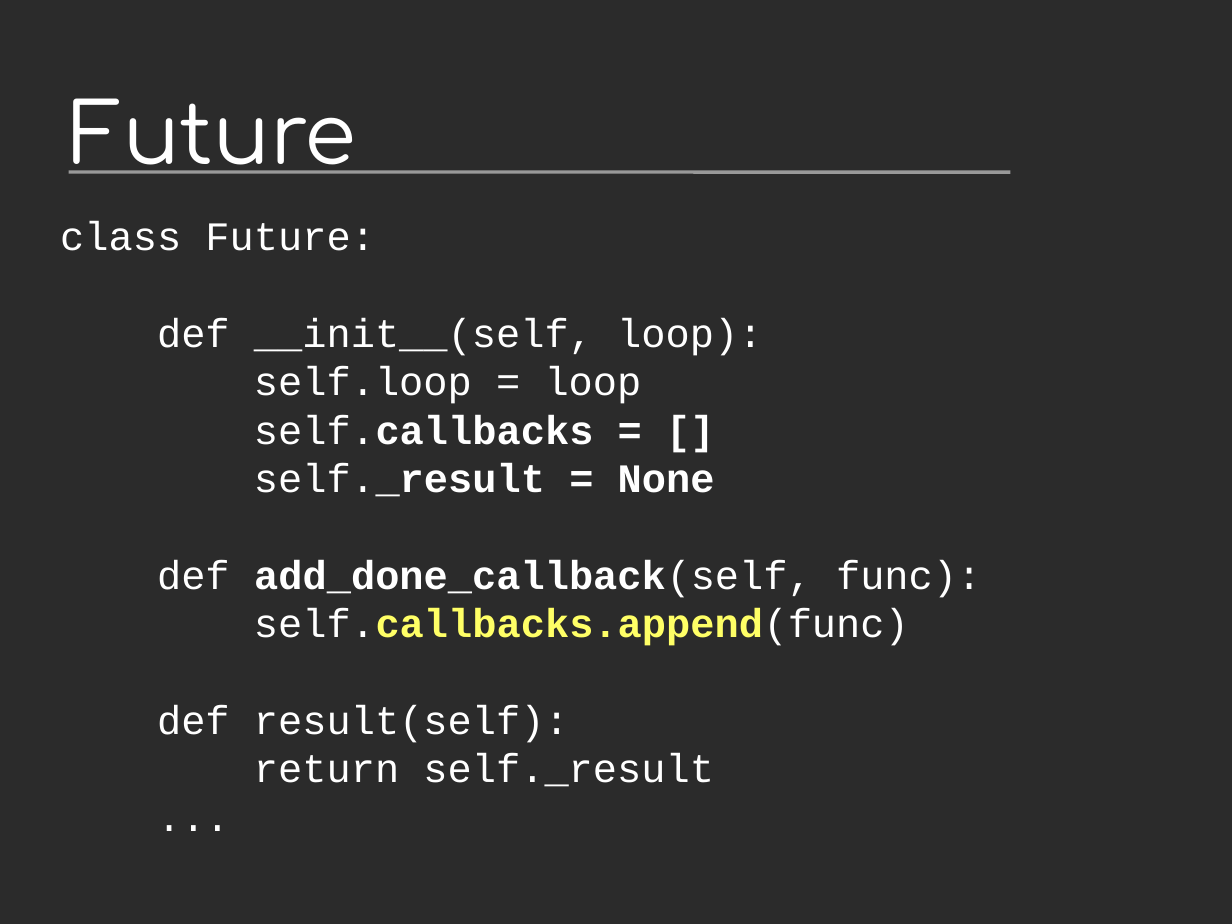
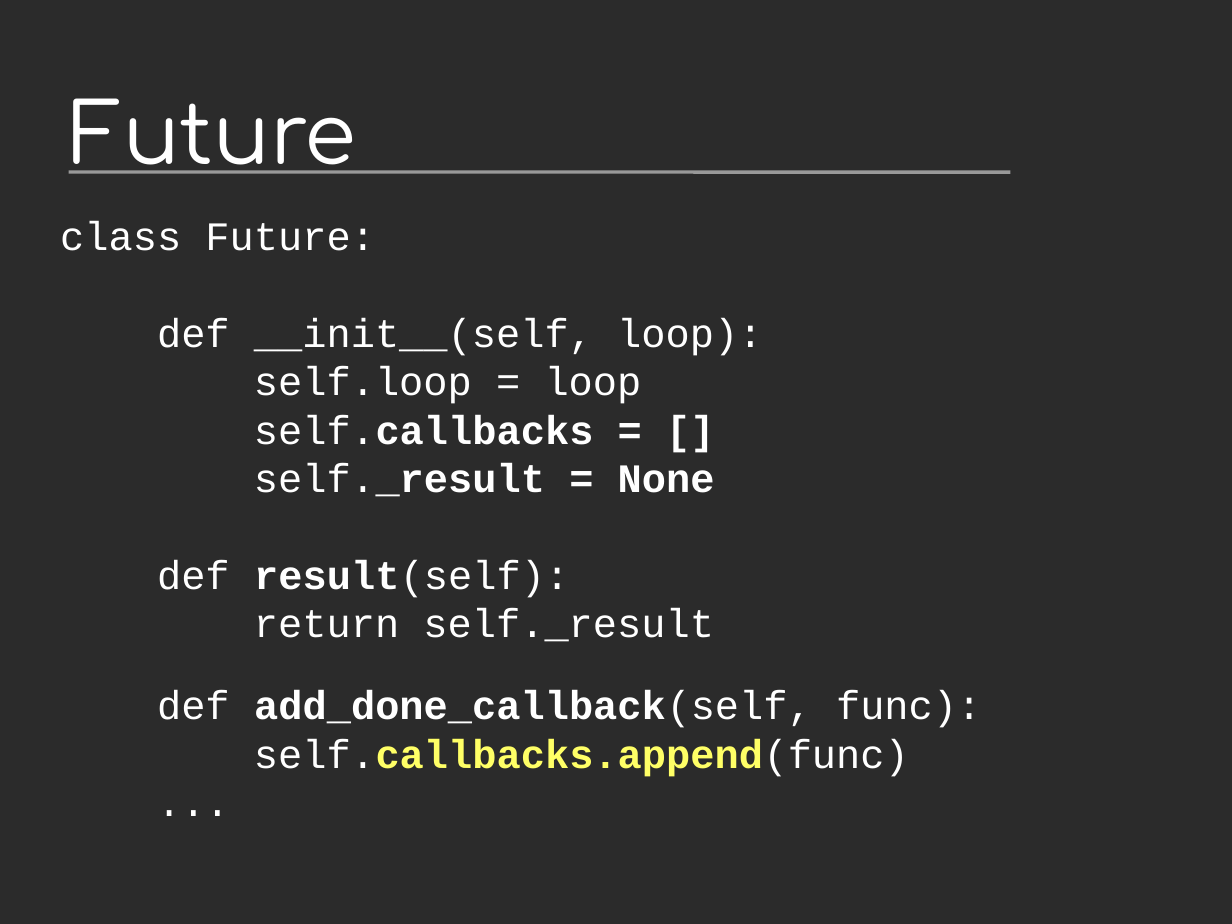
Before and after one commit to vstinner/talks, a slide deck: slide 36 of 2014-Pycon-Lyon/asyncio.odp (slide 33 before the commit). Drawn at 1232x924 pixels with LibreOffice and Linux fonts; fonts in the diff are those of the drawing; background and template pictures are left out; a plain dark background stands for a picture behind light text. Boxes give left, top, right and bottom in pixels: in the first picture for what was removed or moved away, otherwise in the second. Text is boxed around its words. In the diff, an @@ line names an element or a change of style, - is before the commit and + after.

```diff
--- a/2014-Pycon-Lyon/asyncio.odp
+++ b/2014-Pycon-Lyon/asyncio.odp
@@ text at (x1=157, y1=560, x2=981, y2=646): paragraphs removed @@
-def add_done_callback(self, func):
-self.callbacks.append(func)
@@ text at (x1=157, y1=560, x2=569, y2=598): bold on in "result(self):" @@
@@ text at (x1=157, y1=690, x2=981, y2=777): text changed; bold on @@
-...
+def add_done_callback(self, func):
+self.callbacks.append(func)
+...
```
Also in this commit, not shown: 13 other slides changed, 32 slides added, 18 slides removed, 11 other files.
